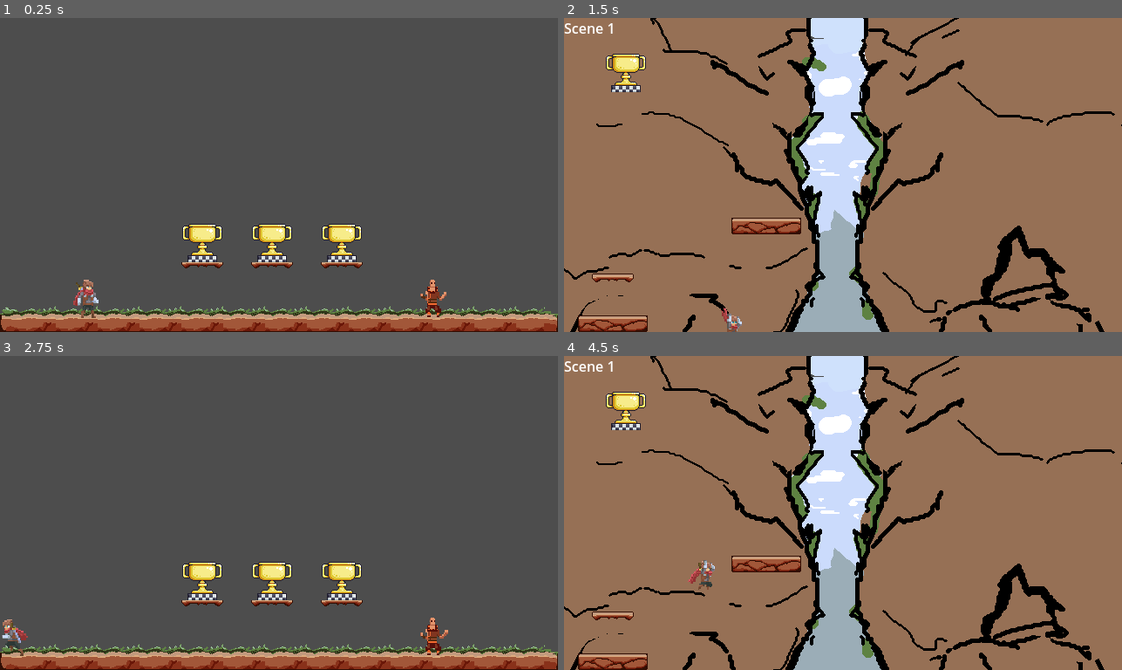
Above: before the commit, frames 1-4 (two rows, left to right).
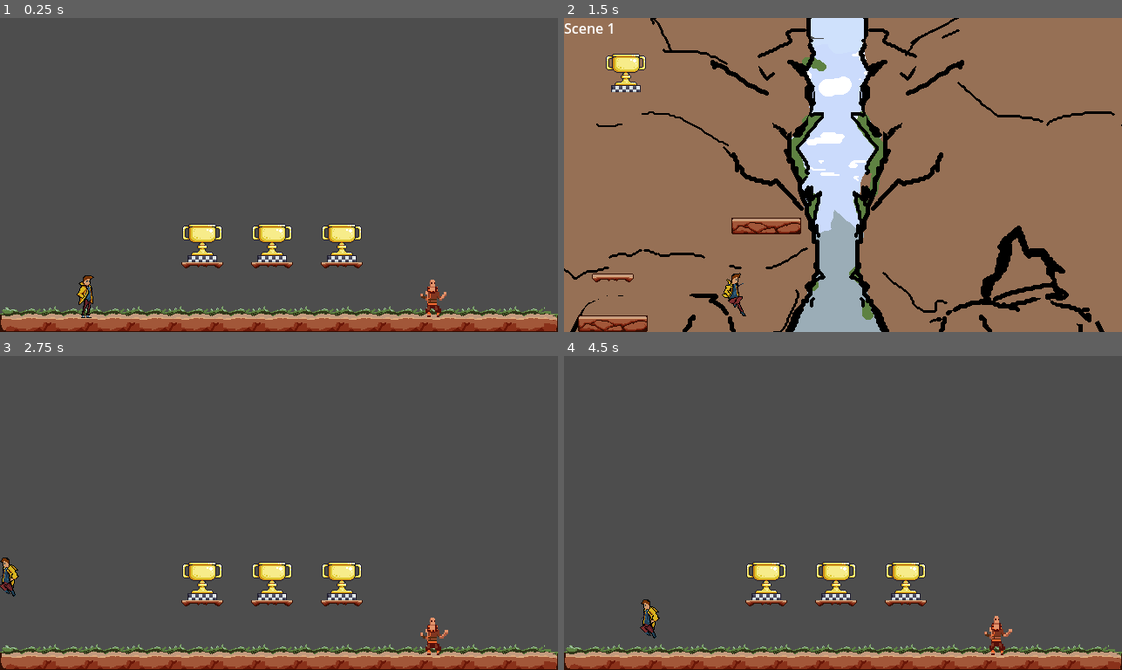
Above: after the commit, the same moments.

Repository: DeVelox/Niro
Game: Godot game, scene res://main.tscn
Same seed, same stepped clock (60 frames per second), same inputs: the game is played once before the commit and once after it.
Inputs:
- Up to frame 1 (0.25 s): no input
- Up to frame 2 (1.5 s): hold D (right) from 0.53 s (still down); tap Shift (dash) at 0.6 s; tap Space (jump) at 0.77, 0.8, 1.07, 1.35 s
- Up to frame 3 (2.75 s): tap Space (jump) at 1.52, 1.82, 2.3 s; tap Shift (dash) at 1.55, 2.1 s; release D (right) at 2.03 s; hold A (left) from 2.03 s (still down)
- Up to frame 4 (4.5 s): release A (left) at 2.78 s; hold D (right) 2.78-4.28 s; tap F (interact) at 2.85 s; tap Space (jump) at 3.02, 3.32, 3.77, 3.8, 4.07, 4.35 s; tap Shift (dash) at 3.05, 3.6 s; hold A (left) from 4.28 s (still down)

The runs differ from the first frame. In frame 1, 0.3% of the frame differs, in the area x 13-18%, y 81-96%; in frame 2, 0.4%; in frame 3, 0.5%; in frame 4, 100%, in the area x 0-100%, y 0-100%.

Commit message:
New character sprite

Diff:
--- a/levels/tutorial/legs1.tscn
+++ b/levels/tutorial/legs1.tscn
@@ -41,9 +41,3 @@
 offset_right = 40.0
 offset_bottom = 23.0
 text = "Scene 1"
-
-[connection signal="body_entered" from="Scene1/Fader" to="Scene1/Fader" method="_on_body_entered"]
-[connection signal="body_entered" from="Scene1/@Area2D@84635" to="Scene1/@Area2D@84635" method="_on_body_entered"]
-[connection signal="body_entered" from="Scene1/@Area2D@84636" to="Scene1/@Area2D@84636" method="_on_body_entered"]
-[connection signal="body_entered" from="Scene1/@Area2D@84637" to="Scene1/@Area2D@84637" method="_on_body_entered"]
-[connection signal="body_entered" from="Scene1/@Area2D@84638" to="Scene1/@Area2D@84638" method="_on_body_entered"]
--- a/player/player.tscn
+++ b/player/player.tscn
@@ -1,52 +1,68 @@
-[gd_scene load_steps=47 format=3 uid="uid://b75hun8hw8sj0"]
+[gd_scene load_steps=33 format=3 uid="uid://b75hun8hw8sj0"]
 
 [ext_resource type="Script" path="res://scripts/player.gd" id="1_0if4t"]
-[ext_resource type="Texture2D" uid="uid://bxturgjbo7ee2" path="res://assets/temp/adventurer/adventurer-crouch-00.png" id="2_jb7dh"]
-[ext_resource type="Texture2D" uid="uid://be4reg8w3lyro" path="res://assets/temp/adventurer/adventurer-ladder-climb-00.png" id="2_p0kxa"]
-[ext_resource type="Texture2D" uid="uid://b47aj4nufrmuu" path="res://assets/temp/adventurer/adventurer-crouch-01.png" id="3_18ewb"]
-[ext_resource type="Texture2D" uid="uid://5xrevgkb7wg4" path="res://assets/temp/adventurer/adventurer-ladder-climb-01.png" id="3_ld6xd"]
-[ext_resource type="Texture2D" uid="uid://bsq04av12w0tw" path="res://assets/temp/adventurer/adventurer-crouch-02.png" id="4_8ful6"]
-[ext_resource type="Texture2D" uid="uid://71r4r0yl4a8x" path="res://assets/temp/adventurer/adventurer-ladder-climb-02.png" id="4_gflk0"]
-[ext_resource type="Texture2D" uid="uid://daoohjmoioc5d" path="res://assets/temp/adventurer/adventurer-crouch-03.png" id="5_u0j8i"]
-[ext_resource type="Texture2D" uid="uid://d8oo8rnf5iw6" path="res://assets/temp/adventurer/adventurer-ladder-climb-03.png" id="5_wt3hf"]
-[ext_resource type="Texture2D" uid="uid://cuewoa1mdhmde" path="res://assets/temp/adventurer/adventurer-air-attack1-00.png" id="6_jyr4j"]
-[ext_resource type="Texture2D" uid="uid://7lro8yqo6cvr" path="res://assets/temp/adventurer/adventurer-air-attack1-02.png" id="8_ta86v"]
-[ext_resource type="Texture2D" uid="uid://xqbodxrgkuwq" path="res://assets/temp/adventurer/adventurer-air-attack1-03.png" id="9_sfh7k"]
-[ext_resource type="Texture2D" uid="uid://cr3k75yor4ylk" path="res://assets/temp/adventurer/adventurer-fall-00.png" id="10_6yypp"]
-[ext_resource type="Texture2D" uid="uid://cnd7ekuqd46tr" path="res://assets/temp/adventurer/adventurer-fall-01.png" id="11_kisms"]
-[ext_resource type="Texture2D" uid="uid://d3hxvwhgjurv3" path="res://assets/temp/adventurer/adventurer-idle-00.png" id="12_8yebu"]
-[ext_resource type="Texture2D" uid="uid://cguc3lg250vc5" path="res://assets/temp/adventurer/adventurer-idle-01.png" id="13_8vfrw"]
-[ext_resource type="Texture2D" uid="uid://dydy0rxi5hud" path="res://assets/temp/adventurer/adventurer-idle-02.png" id="14_p8q0y"]
-[ext_resource type="Texture2D" uid="uid://cbt242n5gkxx1" path="res://assets/temp/adventurer/adventurer-jump-02.png" id="17_2v83y"]
-[ext_resource type="Texture2D" uid="uid://d26hkxldq7anf" path="res://assets/temp/adventurer/adventurer-jump-03.png" id="18_3lmmi"]
-[ext_resource type="Texture2D" uid="uid://fqtym10beun8" path="res://assets/temp/adventurer/adventurer-run-00.png" id="19_7yssc"]
-[ext_resource type="Texture2D" uid="uid://1ox4q6lrattk" path="res://assets/temp/adventurer/adventurer-run-01.png" id="20_bcx44"]
-[ext_resource type="Texture2D" uid="uid://c1y5ocnam48xr" path="res://assets/temp/adventurer/adventurer-run-02.png" id="21_6pkww"]
-[ext_resource type="Texture2D" uid="uid://cpemlrdbj8yh5" path="res://assets/temp/adventurer/adventurer-run-03.png" id="22_1m1r5"]
-[ext_resource type="Texture2D" uid="uid://dc5qnc52qx3rk" path="res://assets/temp/adventurer/adventurer-run-04.png" id="23_xsf45"]
-[ext_resource type="Texture2D" uid="uid://b02g1kidcva52" path="res://assets/temp/adventurer/adventurer-run-05.png" id="24_nnj1m"]
-[ext_resource type="Texture2D" uid="uid://dya4kkmq4ot8e" path="res://assets/temp/adventurer/adventurer-slide-00.png" id="25_vl8ll"]
-[ext_resource type="Texture2D" uid="uid://b8gv083akxoe3" path="res://assets/temp/adventurer/adventurer-slide-01.png" id="26_xy8kw"]
-[ext_resource type="Texture2D" uid="uid://d1pibuwgsa7ta" path="res://assets/temp/adventurer/adventurer-wall-slide-00.png" id="27_3dhm5"]
-[ext_resource type="Texture2D" uid="uid://cjayn8eck7ua6" path="res://assets/temp/adventurer/adventurer-wall-slide-01.png" id="28_2yuen"]
+[ext_resource type="Texture2D" uid="uid://wjiimoskmn0n" path="res://assets/elliot/CharacterAnimationv1.png" id="2_lpkoi"]
 [ext_resource type="AudioStream" uid="uid://c3cry3vws4b6j" path="res://assets/temp/jump.ogg" id="29_hpjs7"]
 [ext_resource type="Texture2D" uid="uid://dnm7ya8rtxqy1" path="res://assets/temp/double_jump.png" id="30_cadxq"]
 [ext_resource type="PackedScene" uid="uid://jbo4xpcv06af" path="res://prefabs/utility/debug.tscn" id="33_7luae"]
 
+[sub_resource type="AtlasTexture" id="AtlasTexture_lwrji"]
+atlas = ExtResource("2_lpkoi")
+region = Rect2(0, 280, 70, 70)
+
+[sub_resource type="AtlasTexture" id="AtlasTexture_dwtbh"]
+atlas = ExtResource("2_lpkoi")
+region = Rect2(0, 280, 70, 70)
+
+[sub_resource type="AtlasTexture" id="AtlasTexture_372h3"]
+atlas = ExtResource("2_lpkoi")
+region = Rect2(0, 0, 70, 70)
+
+[sub_resource type="AtlasTexture" id="AtlasTexture_715b0"]
+atlas = ExtResource("2_lpkoi")
+region = Rect2(0, 420, 70, 70)
+
+[sub_resource type="AtlasTexture" id="AtlasTexture_w5dvy"]
+atlas = ExtResource("2_lpkoi")
+region = Rect2(140, 350, 70, 70)
+
+[sub_resource type="AtlasTexture" id="AtlasTexture_n1kda"]
+atlas = ExtResource("2_lpkoi")
+region = Rect2(0, 70, 70, 70)
+
+[sub_resource type="AtlasTexture" id="AtlasTexture_mca5f"]
+atlas = ExtResource("2_lpkoi")
+region = Rect2(70, 70, 70, 70)
+
+[sub_resource type="AtlasTexture" id="AtlasTexture_c8jo2"]
+atlas = ExtResource("2_lpkoi")
+region = Rect2(0, 350, 70, 70)
+
+[sub_resource type="AtlasTexture" id="AtlasTexture_buegs"]
+atlas = ExtResource("2_lpkoi")
+region = Rect2(70, 350, 70, 70)
+
+[sub_resource type="AtlasTexture" id="AtlasTexture_my8d8"]
+atlas = ExtResource("2_lpkoi")
+region = Rect2(0, 70, 70, 70)
+
+[sub_resource type="AtlasTexture" id="AtlasTexture_4hn7r"]
+atlas = ExtResource("2_lpkoi")
+region = Rect2(0, 140, 70, 70)
+
+[sub_resource type="AtlasTexture" id="AtlasTexture_mvt62"]
+atlas = ExtResource("2_lpkoi")
+region = Rect2(0, 490, 70, 70)
+
+[sub_resource type="AtlasTexture" id="AtlasTexture_rm665"]
+atlas = ExtResource("2_lpkoi")
+region = Rect2(0, 210, 70, 70)
+
 [sub_resource type="SpriteFrames" id="SpriteFrames_13nta"]
 animations = [{
 "frames": [{
 "duration": 1.0,
-"texture": ExtResource("2_p0kxa")
-}, {
-"duration": 1.0,
-"texture": ExtResource("3_ld6xd")
-}, {
-"duration": 1.0,
-"texture": ExtResource("4_gflk0")
-}, {
-"duration": 1.0,
-"texture": ExtResource("5_wt3hf")
+"texture": SubResource("AtlasTexture_lwrji")
 }],
 "loop": true,
 "name": &"climbing",
@@ -54,7 +70,7 @@
 }, {
 "frames": [{
 "duration": 1.0,
-"texture": ExtResource("3_ld6xd")
+"texture": SubResource("AtlasTexture_dwtbh")
 }],
 "loop": true,
 "name": &"climbing_idle",
@@ -62,16 +78,7 @@
 }, {
 "frames": [{
 "duration": 1.0,
-"texture": ExtResource("2_jb7dh")
-}, {
-"duration": 1.0,
-"texture": ExtResource("3_18ewb")
-}, {
-"duration": 1.0,
-"texture": ExtResource("4_8ful6")
-}, {
-"duration": 1.0,
-"texture": ExtResource("5_u0j8i")
+"texture": SubResource("AtlasTexture_372h3")
 }],
 "loop": true,
 "name": &"crouching",
@@ -79,13 +86,7 @@
 }, {
 "frames": [{
 "duration": 1.0,
-"texture": ExtResource("6_jyr4j")
-}, {
-"duration": 2.0,
-"texture": ExtResource("8_ta86v")
-}, {
-"duration": 2.0,
-"texture": ExtResource("9_sfh7k")
+"texture": SubResource("AtlasTexture_715b0")
 }],
 "loop": true,
 "name": &"dashing",
@@ -93,10 +94,7 @@
 }, {
 "frames": [{
 "duration": 1.0,
-"texture": ExtResource("10_6yypp")
-}, {
-"duration": 1.0,
-"texture": ExtResource("11_kisms")
+"texture": SubResource("AtlasTexture_w5dvy")
 }],
 "loop": true,
 "name": &"falling",
@@ -104,13 +102,10 @@
 }, {
 "frames": [{
 "duration": 1.0,
-"texture": ExtResource("12_8yebu")
-}, {
-"duration": 1.0,
-"texture": ExtResource("13_8vfrw")
-}, {
-"duration": 1.0,
-"texture": ExtResource("14_p8q0y")
+"texture": SubResource("AtlasTexture_n1kda")
+}, {
+"duration": 1.0,
+"texture": SubResource("AtlasTexture_mca5f")
 }],
 "loop": true,
 "name": &"idle",
@@ -118,10 +113,10 @@
 }, {
 "frames": [{
 "duration": 1.0,
-"texture": ExtResource("17_2v83y")
-}, {
-"duration": 1.0,
-"texture": ExtResource("18_3lmmi")
+"texture": SubResource("AtlasTexture_c8jo2")
+}, {
+"duration": 1.0,
+"texture": SubResource("AtlasTexture_buegs")
 }],
 "loop": true,
 "name": &"jumping",
@@ -129,22 +124,10 @@
 }, {
 "frames": [{
 "duration": 1.0,
-"texture": ExtResource("19_7yssc")
-}, {
-"duration": 1.0,
-"texture": ExtResource("20_bcx44")
-}, {
-"duration": 1.0,
-"texture": ExtResource("21_6pkww")
-}, {
-"duration": 1.0,
-"texture": ExtResource("22_1m1r5")
-}, {
-"duration": 1.0,
-"texture": ExtResource("23_xsf45")
-}, {
-"duration": 1.0,
-"texture": ExtResource("24_nnj1m")
+"texture": SubResource("AtlasTexture_my8d8")
+}, {
+"duration": 1.0,
+"texture": SubResource("AtlasTexture_4hn7r")
 }],
 "loop": true,
 "name": &"running",
@@ -152,10 +135,7 @@
 }, {
 "frames": [{
 "duration": 1.0,
-"texture": ExtResource("25_vl8ll")
-}, {
-"duration": 1.0,
-"texture": ExtResource("26_xy8kw")
+"texture": SubResource("AtlasTexture_mvt62")
 }],
 "loop": true,
 "name": &"sliding",
@@ -163,18 +143,16 @@
 }, {
 "frames": [{
 "duration": 1.0,
-"texture": ExtResource("27_3dhm5")
-}, {
-"duration": 1.0,
-"texture": ExtResource("28_2yuen")
+"texture": SubResource("AtlasTexture_rm665")
 }],
 "loop": true,
 "name": &"wall",
 "speed": 5.0
 }]
 
-[sub_resource type="RectangleShape2D" id="RectangleShape2D_0rk70"]
-size = Vector2(32, 44)
+[sub_resource type="CapsuleShape2D" id="CapsuleShape2D_x2pdt"]
+radius = 12.0
+height = 48.0
 
 [sub_resource type="RectangleShape2D" id="RectangleShape2D_kjvja"]
 size = Vector2(28, 50)
@@ -186,7 +164,7 @@
 size = Vector2(14, 2)
 
 [sub_resource type="RectangleShape2D" id="RectangleShape2D_hfvdp"]
-size = Vector2(32, 22)
+size = Vector2(24, 20)
 
 [sub_resource type="Animation" id="Animation_6bft4"]
 resource_name = "camera_shake"
@@ -265,16 +243,15 @@
 script = ExtResource("1_0if4t")
 
 [node name="AnimatedSprite2D" type="AnimatedSprite2D" parent="."]
-scale = Vector2(1.5, 1.5)
 sprite_frames = SubResource("SpriteFrames_13nta")
-animation = &"dashing"
+animation = &"wall"
 autoplay = "idle"
-frame_progress = 0.197213
+frame_progress = 0.427724
 offset = Vector2(0, -1)
 
 [node name="CollisionShape2D" type="CollisionShape2D" parent="."]
-position = Vector2(0, 3)
-shape = SubResource("RectangleShape2D_0rk70")
+position = Vector2(0, 10)
+shape = SubResource("CapsuleShape2D_x2pdt")
 
 [node name="Camera2D" type="Camera2D" parent="."]
 limit_left = 0
@@ -343,7 +320,7 @@
 collision_mask = 128
 
 [node name="CollisionShape2D" type="CollisionShape2D" parent="Detectors/WallHangLeft"]
-position = Vector2(-14, 5)
+position = Vector2(-10, 5)
 scale = Vector2(0.4, 0.6)
 shape = SubResource("RectangleShape2D_kjvja")
 
@@ -352,7 +329,7 @@
 collision_mask = 128
 
 [node name="CollisionShape2D" type="CollisionShape2D" parent="Detectors/WallHangRight"]
-position = Vector2(14, 5)
+position = Vector2(10, 5)
 scale = Vector2(0.4, 0.6)
 shape = SubResource("RectangleShape2D_kjvja")
 
@@ -371,11 +348,10 @@
 shape = SubResource("RectangleShape2D_3xclq")
 
 [node name="GapCheck" type="Area2D" parent="Detectors"]
-visible = false
 collision_mask = 132
 
 [node name="CollisionShape2D" type="CollisionShape2D" parent="Detectors/GapCheck"]
-position = Vector2(0, -8)
+position = Vector2(0, -4)
 shape = SubResource("RectangleShape2D_hfvdp")
 
 [node name="VisibleOnScreenNotifier2D" type="VisibleOnScreenNotifier2D" parent="Detectors"]
--- a/scripts/fader.gd
+++ b/scripts/fader.gd
@@ -6,7 +6,7 @@
 func _on_body_entered(body: Node2D) -> void:
 	if body.is_in_group("players"):
 		if Scene.can_fade:
-			Scene.is_fading = true
+			Scene.should_fade = true
 		get_tree().call_group("fader", "disable_collision")
 
 
--- a/scripts/player.gd
+++ b/scripts/player.gd
@@ -318,12 +318,14 @@
 	#hitbox.position = Vector2(0, 9)
 	if is_crouching or is_sliding:
 		get_tree().call_group("noclimb", "set", "disabled", true)
-		hitbox.shape.size = Vector2(32, 22)
-		hitbox.position = Vector2(0, 14)
+		hitbox.shape.radius = 12
+		hitbox.shape.height = 28
+		hitbox.position = Vector2(0, 20)
 	else:
 		get_tree().call_group("noclimb", "set", "disabled", false)
-		hitbox.shape.size = Vector2(32, 44)
-		hitbox.position = Vector2(0, 3)
+		hitbox.shape.radius = 12
+		hitbox.shape.height = 48
+		hitbox.position = Vector2(0, 10)
 
 
 func _special_actions() -> void:
@@ -361,6 +363,8 @@
 		else:
 			sprite.flip_h = true
 			interact_check.scale.x = -1
+		if is_wall_hanging:
+			sprite.flip_h = not sprite.flip_h
 
 	# Current animation
 	sprite.play(_get_animation())
--- a/scripts/singleton/scene_manager.gd
+++ b/scripts/singleton/scene_manager.gd
@@ -3,7 +3,7 @@
 signal destroy
 
 var can_fade := true
-var is_fading := false
+var should_fade := false
 
 var fade_in_map: Dictionary = {
 	Vector2i(8, 8): Vector2i(0, 0),
--- a/scripts/tilemap.gd
+++ b/scripts/tilemap.gd
@@ -10,10 +10,9 @@
 
 # Called every frame. 'delta' is the elapsed time since the previous frame.
 func _process(_delta: float) -> void:
-	if Scene.is_fading and set_fade_in:
-		Scene.is_fading = false
+	if Scene.should_fade and set_fade_in:
+		Scene.should_fade = false
 		Scene.can_fade = false
 		Scene.fade_in(set_fade_in)
 		Scene.fade_out(self)
-		await get_tree().create_timer(1).timeout
 		Scene.can_fade = true
Binary file added: assets/elliot/CharacterAnimationv1.png
Not shown, changed: assets/elliot/CharacterAnimationv1.png.import
Binary file removed: assets/temp/PixelifySans-VariableFont_wght.ttf
Not shown, removed: assets/temp/PixelifySans-VariableFont_wght.ttf.import
Binary file removed: assets/temp/adventurer/adventurer-air-attack1-00.png
Not shown, removed: assets/temp/adventurer/adventurer-air-attack1-00.png.import
Binary file removed: assets/temp/adventurer/adventurer-air-attack1-01.png
Not shown, removed: assets/temp/adventurer/adventurer-air-attack1-01.png.import
Binary file removed: assets/temp/adventurer/adventurer-air-attack1-02.png
Not shown, removed: assets/temp/adventurer/adventurer-air-attack1-02.png.import
Binary file removed: assets/temp/adventurer/adventurer-air-attack1-03.png
Not shown, removed: assets/temp/adventurer/adventurer-air-attack1-03.png.import
(and 61 more such lines)
